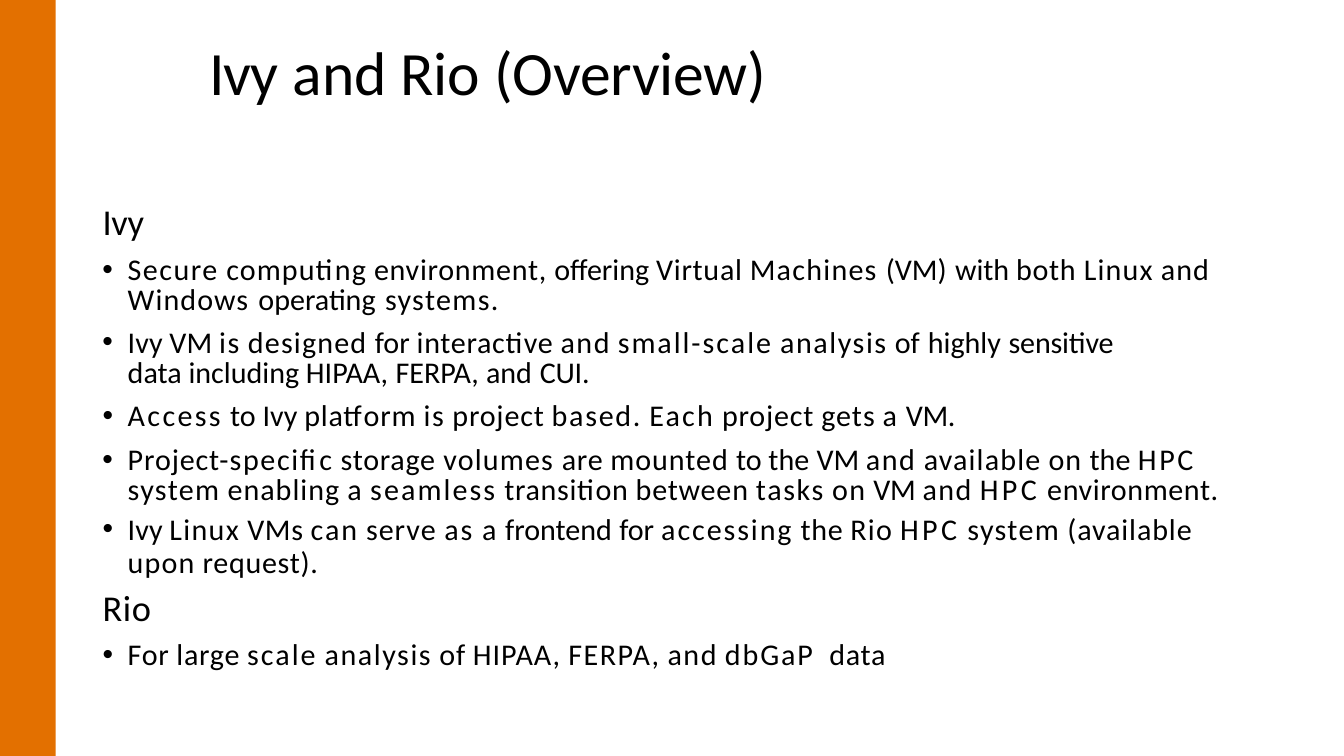
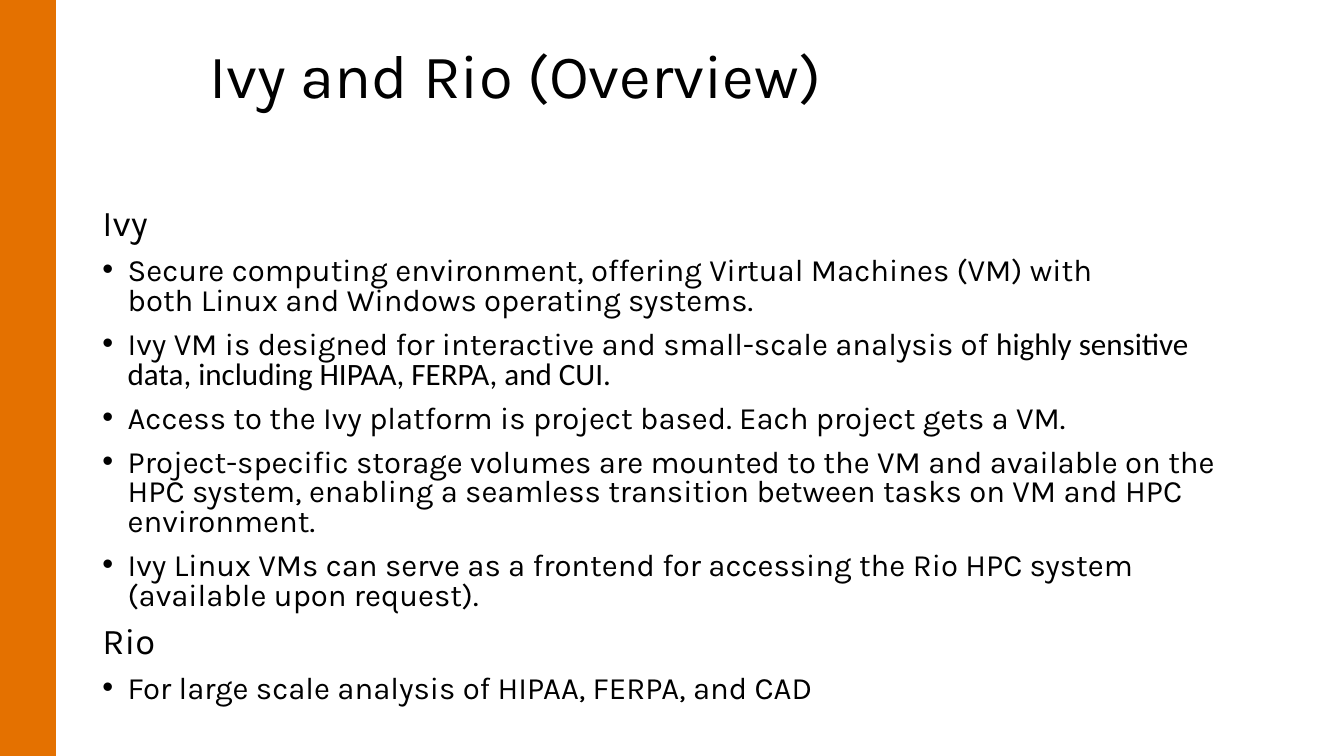
Before and after one commit to uvarc/rc-learning, a slide deck: slide 4 of content/notes/rio-intro/rio-intro.pptx. Drawn at 1344x756 pixels with LibreOffice and Linux fonts; fonts in the diff are those of the drawing; background and template pictures are left out. Boxes give left, top, right and bottom in pixels: in the first picture for what was removed or moved away, otherwise in the second. Text is boxed around its words. In the diff, an @@ line names an element or a change of style, - is before the commit and + after.

```diff
--- a/content/notes/rio-intro/rio-intro.pptx
+++ b/content/notes/rio-intro/rio-intro.pptx
@@ title "Ivy and Rio (Overview)" at (x1=210, y1=53, x2=821, y2=113): font Calibri to Karla; letter spacing -0.9 to 0 pt in "Ivy"; letter spacing -0.2 to 0 pt in "and (Overview)"; indent changed; line spacing 1 to 0.9; less space between paragraphs @@
@@ text at (x1=102, y1=213, x2=1092, y2=655): size 26 to 25.9 pt in "Ivy", "Rio"; font Calibri to Karla in "Ivy", "Secure computing environment, offering Virtual Machines (VM) ...", "Rio"; letter spacing -0.2 to 0 pt in "Ivy"; size 21.5 to 22.2 pt in "Secure computing environment, offering Virtual Machines (VM) ..."; letter spacing 1.1 to 0 pt in "Secure"; letter spacing 0.8 to 0 pt in "computing Linux and Windows"; letter spacing 0.6 to 0 pt in "environment, Virtual"; letter spacing 0.9 to 0 pt in "Machines"; letter spacing 0.5 to 0 pt in "both", "Rio"; letter spacing 1 to 0 pt in "systems."; indent changed; line spacing 1 to 0.8; more space between paragraphs; line spacing 21pt to 0.8 @@
@@ text at (x1=128, y1=333, x2=1214, y2=613): text changed; size 21.5 to 22.2 pt; font Calibri to Karla @@
-• Ivy VM is designed for interactive and small-scale analysis of highly sensitive data including HIPAA, FERPA, and CUI.
-• Access to Ivy platform is project based. Each project gets a VM.
-• Project-specific storage volumes are mounted to the VM and available on the HPC system enabling a seamless transition between tasks on VM and HPC environment.
-• Ivy Linux VMs can serve as a frontend for accessing the Rio HPC system (available
-upon request).
+• Ivy VM is designed for interactive and small-scale analysis of highly sensitive data, including HIPAA, FERPA, and CUI.
+• Access to the Ivy platform is project based. Each project gets a VM.
+• Project-specific storage volumes are mounted to the VM and available on the HPC system, enabling a seamless transition between tasks on VM and HPC environment.
+• Ivy Linux VMs can serve as a frontend for accessing the Rio HPC system (available upon request).
@@ text at (x1=128, y1=677, x2=812, y2=706): text changed; size 21.5 to 22.2 pt; font Calibri to Karla @@
-• For large scale analysis of HIPAA, FERPA, and dbGaP data
+• For large scale analysis of HIPAA, FERPA, and CAD
```
Also in this commit, not shown: 26 other slides changed, 13 slides added, 3 slides removed, 1 other file.
